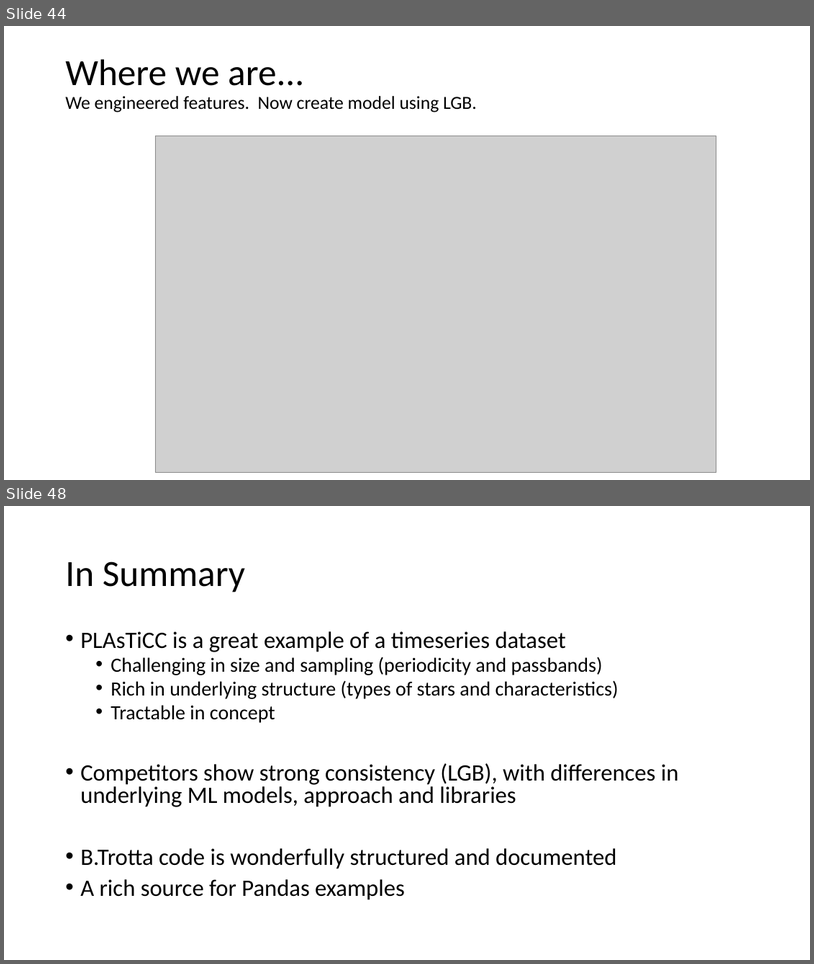
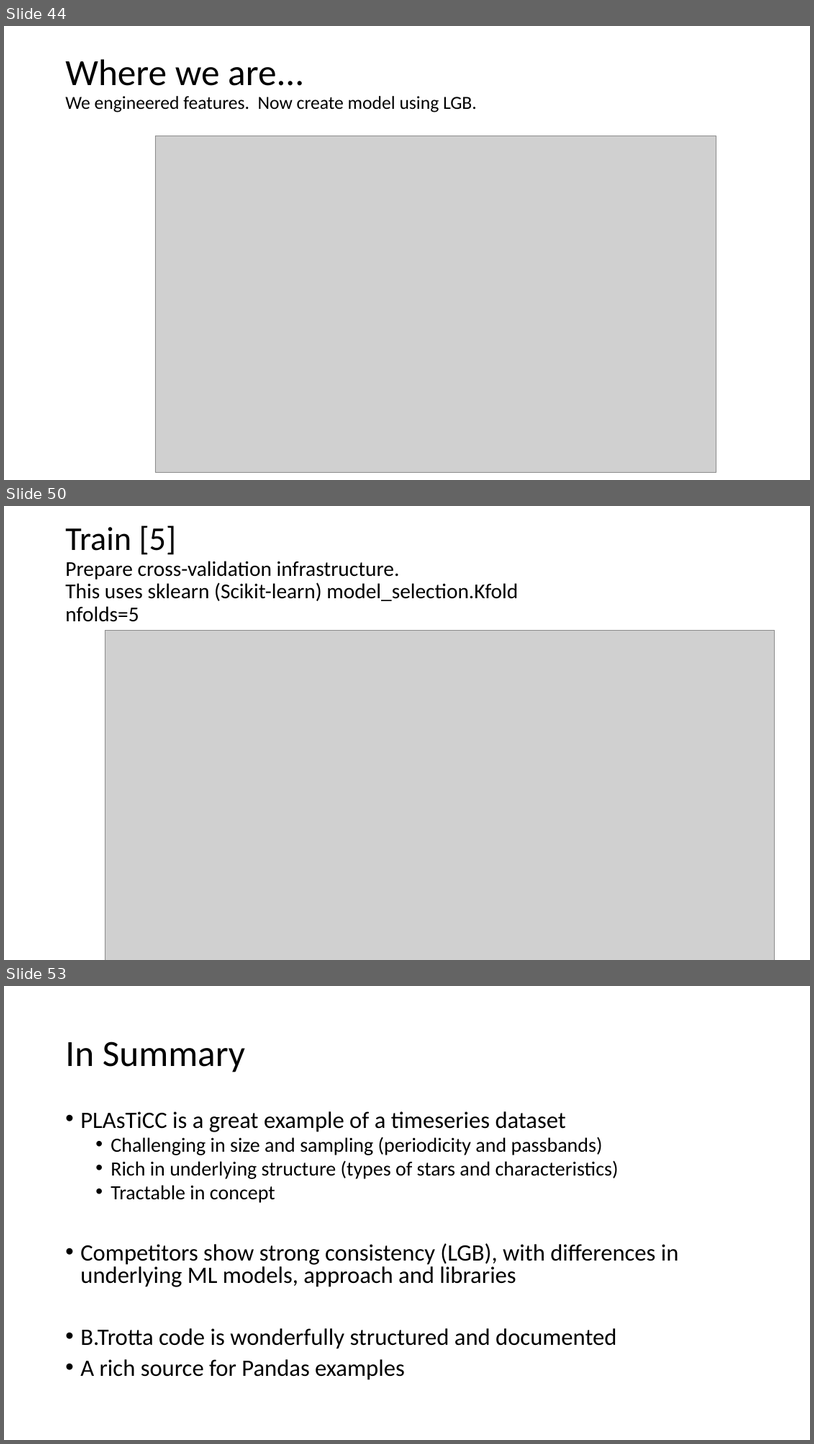
Before and after one commit to cwinsor/kaggle_plasticc, a slide deck: Kaggle_PLAsTiCC_and_B_Trotta_code_walk.pptx. Shown one above the other, each under a label of ours: slides 44 and 48 before the commit, slides 44, 50 and 53 after it; the slides between them are not shown. The pictures are 814x964 and 814x1444 pixels, drawn with LibreOffice and Linux fonts; fonts in the diff are those of the drawing; grey boxes stand for pictures. Boxes give left, top, right and bottom in pixels: in the first picture for what was removed or moved away, otherwise in the second. Text is boxed around its words. In the diff, an @@ line names an element or a change of style, - is before the commit and + after.

```diff
--- a/Kaggle_PLAsTiCC_and_B_Trotta_code_walk.pptx
+++ b/Kaggle_PLAsTiCC_and_B_Trotta_code_walk.pptx
@@ slide 50 added at <box>4,506,810,960</box>, background #FFFFFF @@
@@ title added at <box>65,525,518,622</box>, 25.2 pt, text #000000 @@
+Train [5]
+Prepare cross-validation infrastructure.
+This uses sklearn (Scikit-learn) model_selection.Kfold
+nfolds=5
@@ picture added at <box>106,630,775,960</box> @@
@@ what was slide 48 is now slide 53 @@
```
Also in this commit, not shown: 2 slides changed, 5 other slides added, 1 slide removed, 10 other files.
